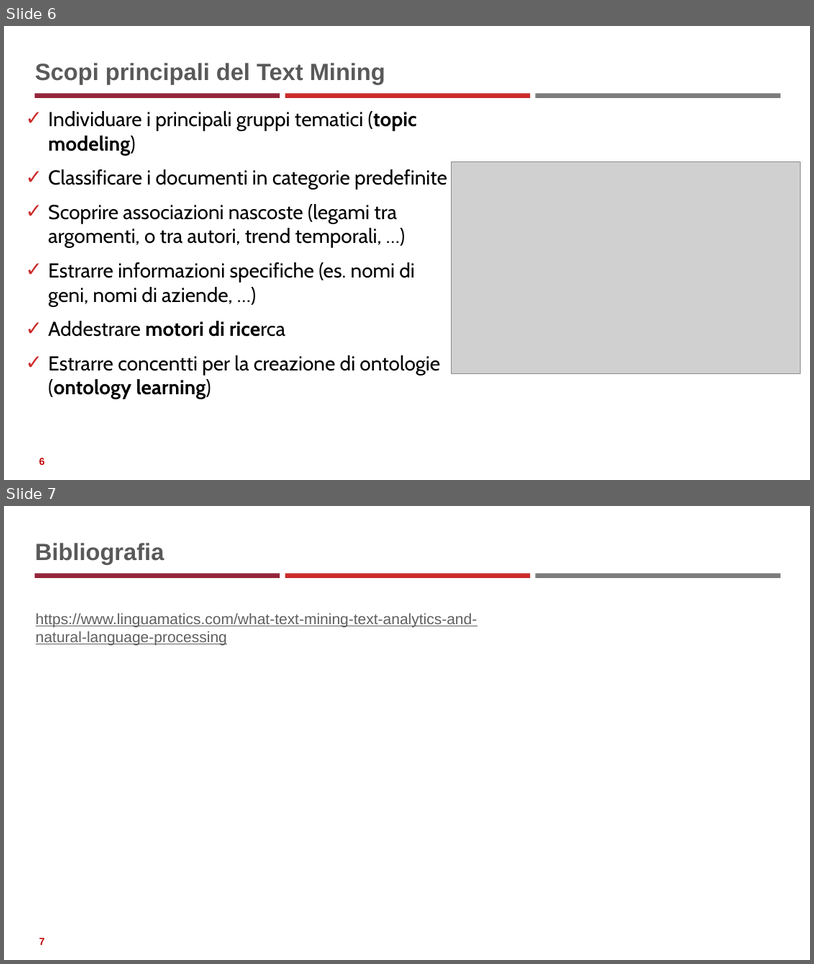
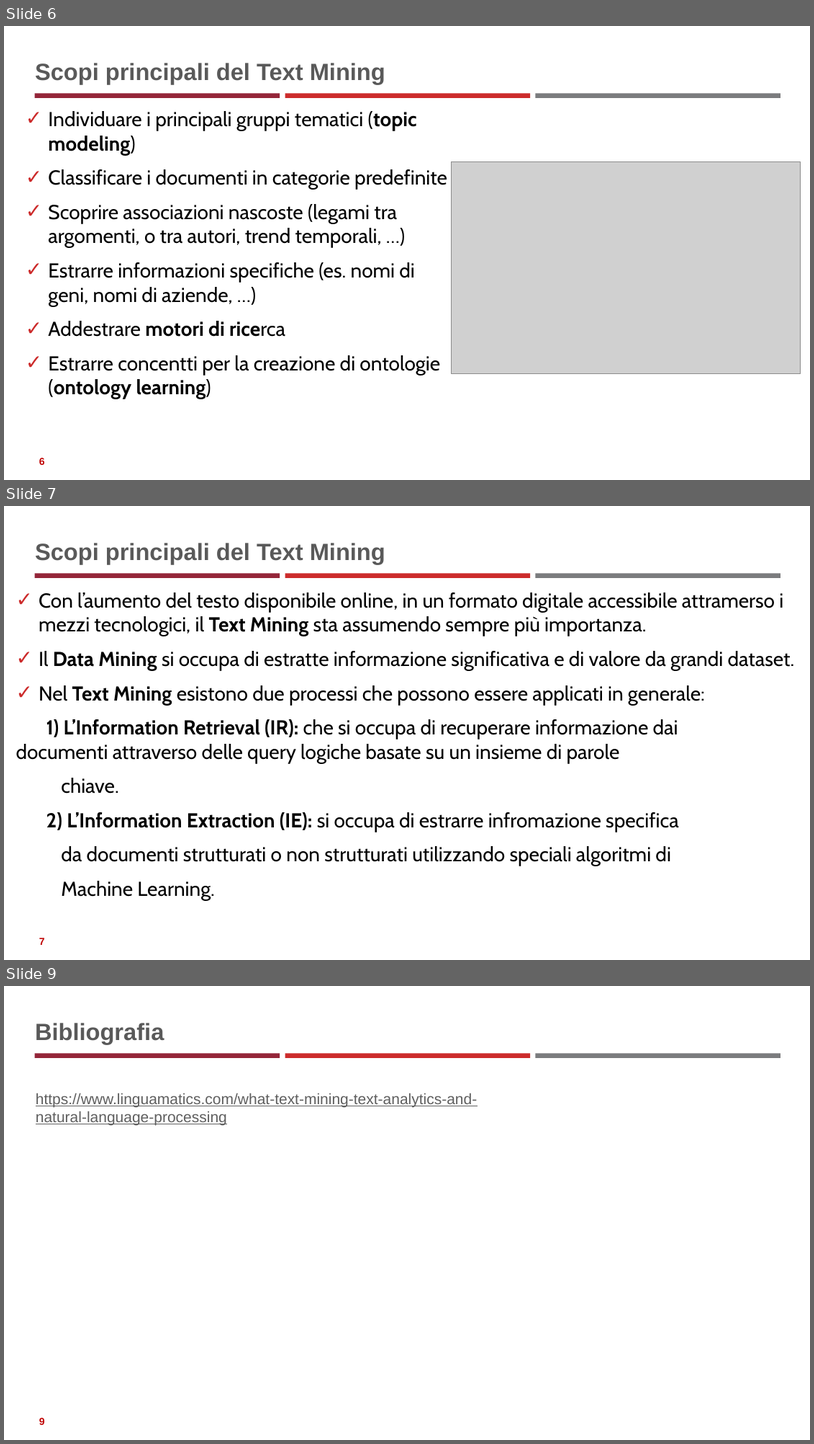
Before and after one commit to neural1977/data_science_interview_material, a slide deck: Text_Mining_ita.pptx. Shown one above the other, each under a label of ours: slides 6 and 7 before the commit, slides 6, 7 and 9 after it; the slides between them are not shown. The pictures are 814x964 and 814x1444 pixels, drawn with LibreOffice and Linux fonts; fonts in the diff are those of the drawing; grey boxes stand for pictures. Boxes give left, top, right and bottom in pixels: in the first picture for what was removed or moved away, otherwise in the second. Text is boxed around its words. In the diff, an @@ line names an element or a change of style, - is before the commit and + after.

```diff
--- a/Text_Mining_ita.pptx
+++ b/Text_Mining_ita.pptx
@@ slide 7 added at [4,506,810,960], background #FFFFFF; not listed: 3 template elements that a slide beside it also shows @@
@@ title added at [35,543,386,564], 28 pt, text #595959, bold @@
+Scopi principali del Text Mining
@@ text added at [16,592,795,866], 24 pt, text #000000 @@
+✓ Con l’aumento del testo disponibile online, in un formato digitale accessibile attramerso i mezzi tecnologici, il Text Mining sta assumendo sempre più importanza.
+✓ Il Data Mining si occupa di estratte informazione significativa e di valore da grandi dataset.
+✓ Nel Text Mining esistono due processi che possono essere applicati in generale:
+1) L’Information Retrieval (IR): che si occupa di recuperare informazione dai documenti attraverso delle query logiche basate su un insieme di parole
+chiave.
+2) L’Information Extraction (IE): si occupa di estrarre infromazione specifica
+da documenti strutturati o non strutturati utilizzando speciali algoritmi di
+Machine Learning.
@@ page number added at [39,937,45,944], 12 pt, text #C00000, bold @@
+7
@@ what was slide 7 is now slide 9 @@
@@ page number at [39,1417,45,1424]: text changed @@
-7
+9
```
Also in this commit, not shown: 1 other slide added, 6 other files.
